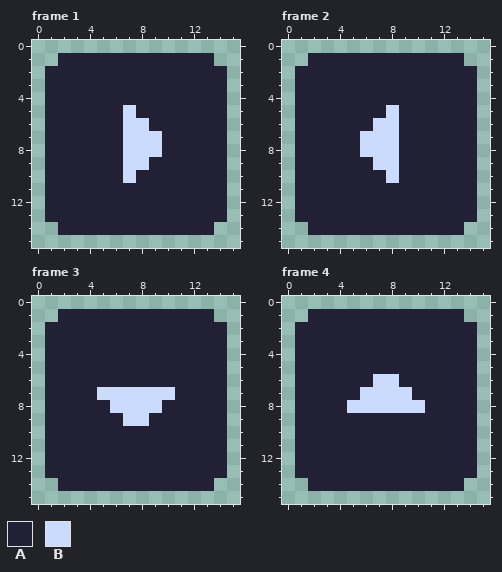
Two states of a pixel-art file, assets/img/player.aseprite. Above, as it was before the edit.
16x16 pixels, 4 frames. Shown: frame 1, frame 2, frame 3, frame 4.
Palette (. is transparent): A #222034  B #cbdbfc
The result:
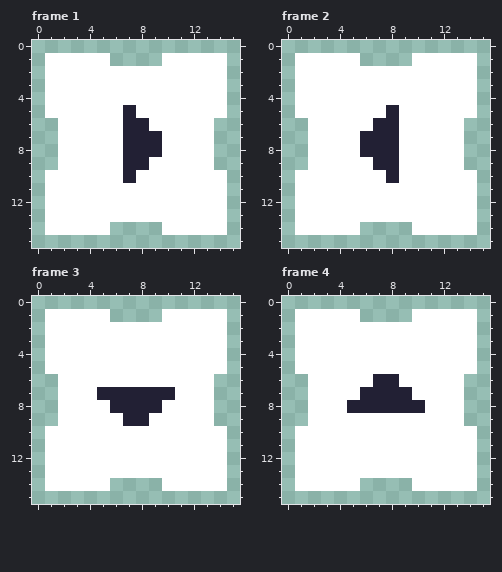
The edit:
{"colour":"A","old":"#222034","new":"#ffffff"}
{"colour":"B","old":"#cbdbfc","new":"#222034"}
{"where": "frame 1, layer \"Layer 1\""}
{"frame":1,"y":1,"x":1,"old":".","new":"A"}
{"frame":1,"y":1,"x":6,"old":"AAAA","new":"...."}
{"frame":1,"y":1,"x":14,"old":".","new":"A"}
{"frame":1,"y":6,"x":1,"old":"A","new":"."}
{"frame":1,"y":6,"x":14,"old":"A","new":"."}
{"frame":1,"y":7,"x":1,"old":"A","new":"."}
{"frame":1,"y":7,"x":14,"old":"A","new":"."}
{"frame":1,"y":8,"x":1,"old":"A","new":"."}
{"frame":1,"y":8,"x":14,"old":"A","new":"."}
{"frame":1,"y":9,"x":1,"old":"A","new":"."}
{"frame":1,"y":9,"x":14,"old":"A","new":"."}
{"frame":1,"y":14,"x":1,"old":".","new":"A"}
{"frame":1,"y":14,"x":6,"old":"AAAA","new":"...."}
{"frame":1,"y":14,"x":14,"old":".","new":"A"}
{"where": "frame 2, layer \"Layer 1\""}
{"frame":2,"y":1,"x":1,"old":".","new":"A"}
{"frame":2,"y":1,"x":6,"old":"AAAA","new":"...."}
{"frame":2,"y":1,"x":14,"old":".","new":"A"}
{"frame":2,"y":6,"x":1,"old":"A","new":"."}
{"frame":2,"y":6,"x":14,"old":"A","new":"."}
{"frame":2,"y":7,"x":1,"old":"A","new":"."}
{"frame":2,"y":7,"x":14,"old":"A","new":"."}
{"frame":2,"y":8,"x":1,"old":"A","new":"."}
{"frame":2,"y":8,"x":14,"old":"A","new":"."}
{"frame":2,"y":9,"x":1,"old":"A","new":"."}
{"frame":2,"y":9,"x":14,"old":"A","new":"."}
{"frame":2,"y":14,"x":1,"old":".","new":"A"}
{"frame":2,"y":14,"x":6,"old":"AAAA","new":"...."}
{"frame":2,"y":14,"x":14,"old":".","new":"A"}
{"where": "frame 3, layer \"Layer 1\""}
{"frame":3,"y":1,"x":1,"old":".","new":"A"}
{"frame":3,"y":1,"x":6,"old":"AAAA","new":"...."}
{"frame":3,"y":1,"x":14,"old":".","new":"A"}
{"frame":3,"y":6,"x":1,"old":"A","new":"."}
{"frame":3,"y":6,"x":14,"old":"A","new":"."}
{"frame":3,"y":7,"x":1,"old":"A","new":"."}
{"frame":3,"y":7,"x":14,"old":"A","new":"."}
{"frame":3,"y":8,"x":1,"old":"A","new":"."}
{"frame":3,"y":8,"x":14,"old":"A","new":"."}
{"frame":3,"y":9,"x":1,"old":"A","new":"."}
{"frame":3,"y":9,"x":14,"old":"A","new":"."}
{"frame":3,"y":14,"x":1,"old":".","new":"A"}
{"frame":3,"y":14,"x":6,"old":"AAAA","new":"...."}
{"frame":3,"y":14,"x":14,"old":".","new":"A"}
{"where": "frame 4, layer \"Layer 1\""}
{"frame":4,"y":1,"x":1,"old":".","new":"A"}
{"frame":4,"y":1,"x":6,"old":"AAAA","new":"...."}
{"frame":4,"y":1,"x":14,"old":".","new":"A"}
{"frame":4,"y":6,"x":1,"old":"A","new":"."}
{"frame":4,"y":6,"x":14,"old":"A","new":"."}
{"frame":4,"y":7,"x":1,"old":"A","new":"."}
{"frame":4,"y":7,"x":14,"old":"A","new":"."}
{"frame":4,"y":8,"x":1,"old":"A","new":"."}
{"frame":4,"y":8,"x":14,"old":"A","new":"."}
{"frame":4,"y":9,"x":1,"old":"A","new":"."}
{"frame":4,"y":9,"x":14,"old":"A","new":"."}
{"frame":4,"y":14,"x":1,"old":".","new":"A"}
{"frame":4,"y":14,"x":6,"old":"AAAA","new":"...."}
{"frame":4,"y":14,"x":14,"old":".","new":"A"}
